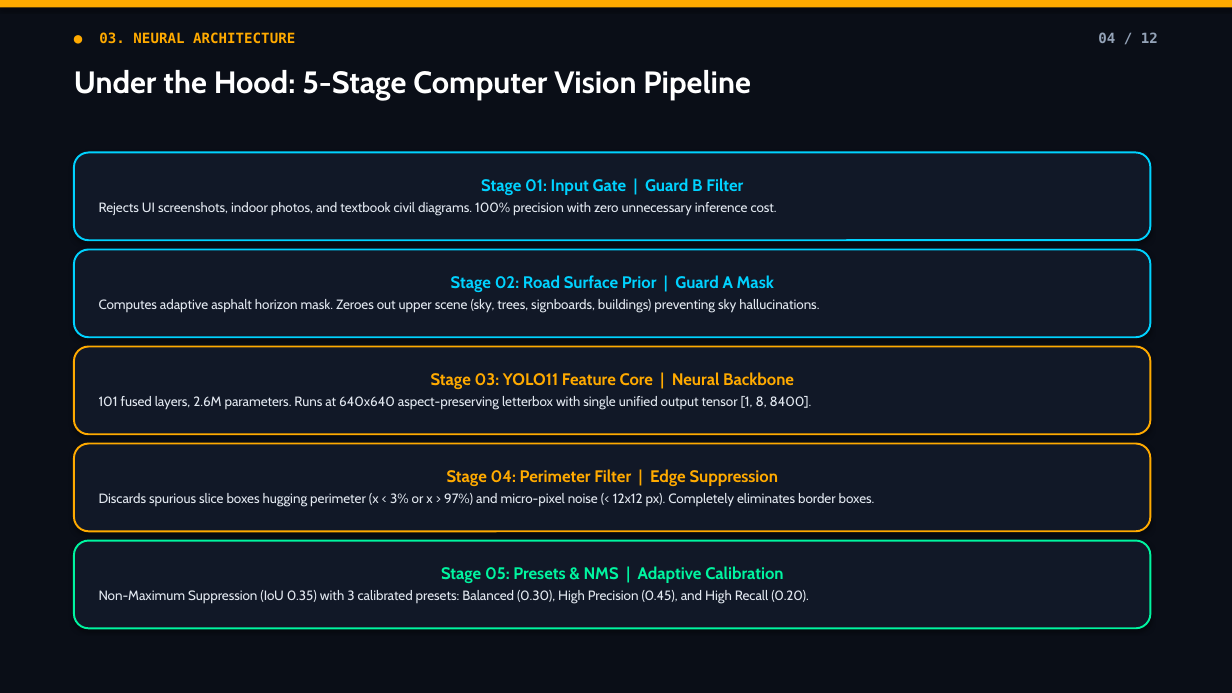
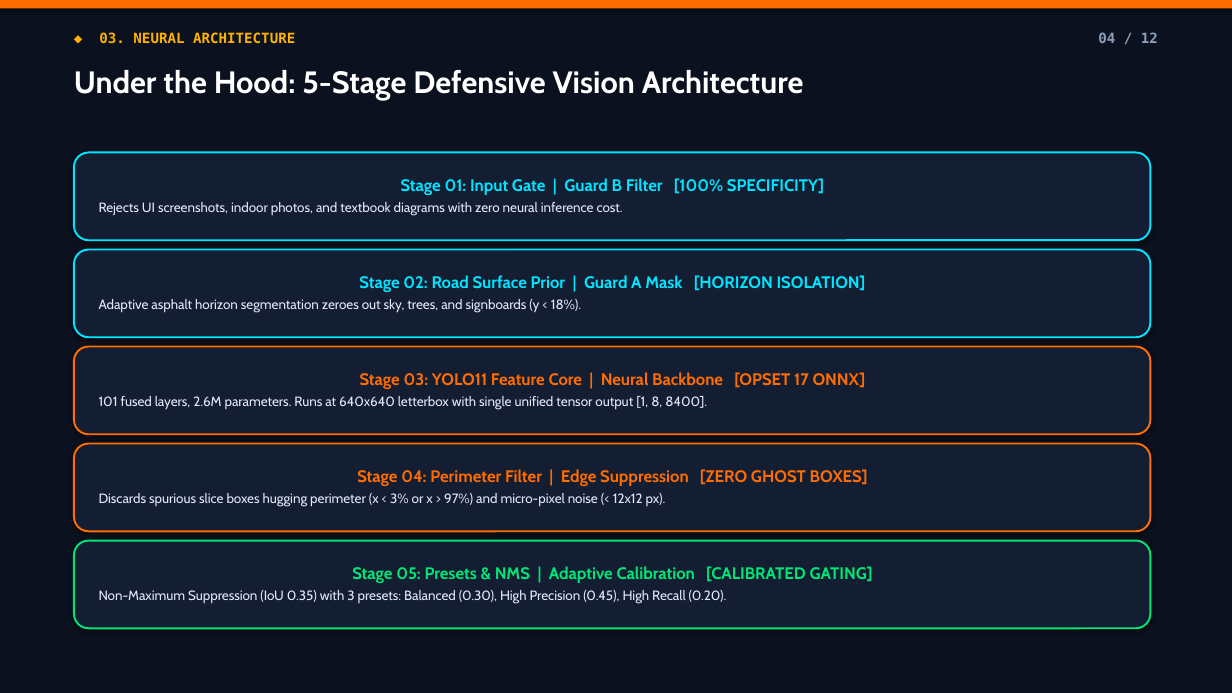
Before and after one commit to Priya-Ranjan-0201/Potholes-detector, a slide deck: slide 4 of ScamRoad_Presentation.pptx. Drawn at 1232x693 pixels with LibreOffice and Linux fonts; fonts in the diff are those of the drawing. Boxes give left, top, right and bottom in pixels: in the first picture for what was removed or moved away, otherwise in the second. Text is boxed around its words. In the diff, an @@ line names an element or a change of style, - is before the commit and + after.

Commit message:
feat(presentation): overhaul presentation with quantum slate theme, updated slides, and tests

```diff
--- a/ScamRoad_Presentation.pptx
+++ b/ScamRoad_Presentation.pptx
@@ rectangle at (x1=0, y1=0, x2=1232, y2=693): fill #0A0E17 to #0B111E @@
@@ rectangle at (x1=0, y1=0, x2=1232, y2=8): fill #FFAA00 to #FF6D00 @@
@@ text at (x1=74, y1=70, x2=804, y2=100): text changed @@
-Under the Hood: 5-Stage Computer Vision Pipeline
+Under the Hood: 5-Stage Defensive Vision Architecture
@@ rounded rectangle "Stage 01: Input Gate | ..." at (x1=74, y1=152, x2=1151, y2=240): fill #111827 to #141E33; outline #00D2FF 1.5 pt to #00E5FF 1.5 pt @@
@@ text in rounded rectangle at (x1=99, y1=178, x2=824, y2=216): text changed; text colour #E2E8F0 to #E0E7FF @@
-Stage 01: Input Gate | Guard B Filter
-Rejects UI screenshots, indoor photos, and textbook civil diagrams. 100% precision with zero unnecessary inference cost.
+Stage 01: Input Gate | Guard B Filter [100% SPECIFICITY]
+Rejects UI screenshots, indoor photos, and textbook diagrams with zero neural inference cost.
@@ rounded rectangle "Stage 02: Road Surface Prior ..." at (x1=74, y1=250, x2=1151, y2=337): fill #111827 to #141E33; outline #00D2FF 1.5 pt to #00E5FF 1.5 pt @@
@@ text in rounded rectangle at (x1=99, y1=275, x2=866, y2=313): text changed; text colour #E2E8F0 to #E0E7FF @@
-Stage 02: Road Surface Prior | Guard A Mask
-Computes adaptive asphalt horizon mask. Zeroes out upper scene (sky, trees, signboards, buildings) preventing sky hallucinations.
+Stage 02: Road Surface Prior | Guard A Mask [HORIZON ISOLATION]
+Adaptive asphalt horizon segmentation zeroes out sky, trees, and signboards (y < 18%).
@@ rounded rectangle "Stage 03: YOLO11 Feature Core ..." at (x1=74, y1=347, x2=1151, y2=434): fill #111827 to #141E33; outline #FFAA00 1.5 pt to #FF6D00 1.5 pt @@
@@ text in rounded rectangle at (x1=99, y1=372, x2=866, y2=410): text changed; text colour #E2E8F0 to #E0E7FF @@
-Stage 03: YOLO11 Feature Core | Neural Backbone
-101 fused layers, 2.6M parameters. Runs at 640x640 aspect-preserving letterbox with single unified output tensor [1, 8, 8400].
+Stage 03: YOLO11 Feature Core | Neural Backbone [OPSET 17 ONNX]
+101 fused layers, 2.6M parameters. Runs at 640x640 letterbox with single unified tensor output [1, 8, 8400].
@@ rounded rectangle "Stage 04: Perimeter Filter | ..." at (x1=74, y1=444, x2=1151, y2=531): fill #111827 to #141E33; outline #FFAA00 1.5 pt to #FF6D00 1.5 pt @@
@@ text in rounded rectangle at (x1=99, y1=469, x2=868, y2=507): text changed; text colour #E2E8F0 to #E0E7FF @@
-Stage 04: Perimeter Filter | Edge Suppression
-Discards spurious slice boxes hugging perimeter (x < 3% or x > 97%) and micro-pixel noise (< 12x12 px). Completely eliminates border boxes.
+Stage 04: Perimeter Filter | Edge Suppression [ZERO GHOST BOXES]
+Discards spurious slice boxes hugging perimeter (x < 3% or x > 97%) and micro-pixel noise (< 12x12 px).
@@ rounded rectangle "Stage 05: Presets & NMS ..." at (x1=74, y1=541, x2=1151, y2=628): fill #111827 to #141E33; outline #00F5A0 1.5 pt to #00E676 1.5 pt @@
@@ text in rounded rectangle at (x1=99, y1=566, x2=873, y2=604): text changed; text colour #E2E8F0 to #E0E7FF @@
-Stage 05: Presets & NMS | Adaptive Calibration
-Non-Maximum Suppression (IoU 0.35) with 3 calibrated presets: Balanced (0.30), High Precision (0.45), and High Recall (0.20).
+Stage 05: Presets & NMS | Adaptive Calibration [CALIBRATED GATING]
+Non-Maximum Suppression (IoU 0.35) with 3 presets: Balanced (0.30), High Precision (0.45), High Recall (0.20).
```
Also in this commit, not shown: 11 other slides changed, 15 other files.
